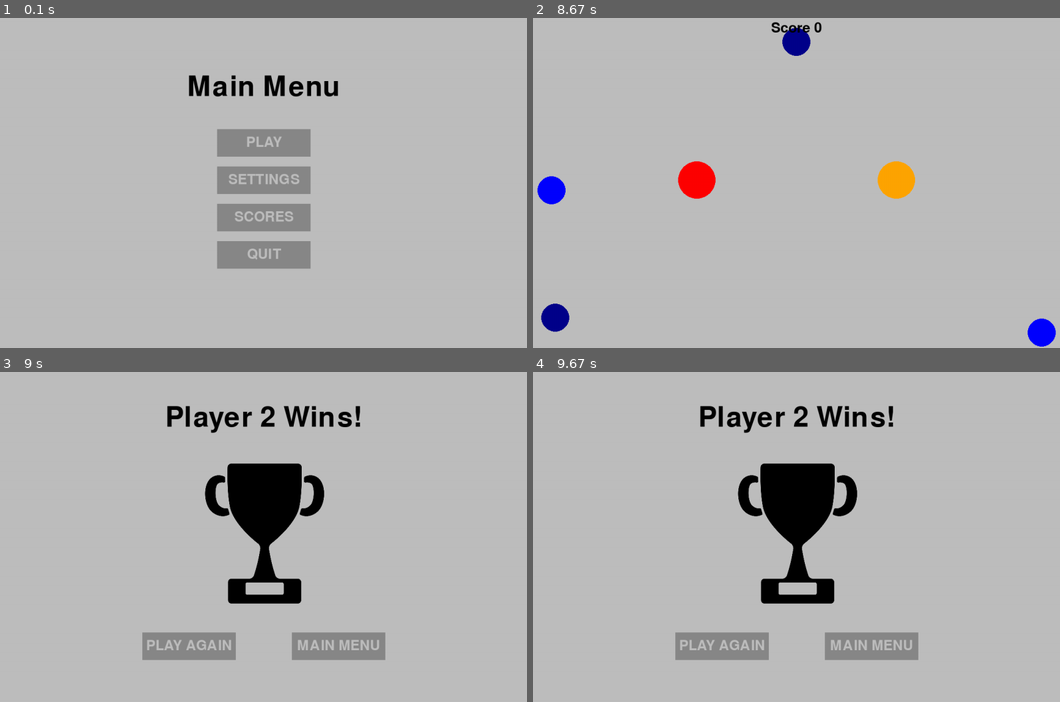
Above: before the commit, frames 1-4 (two rows, left to right).
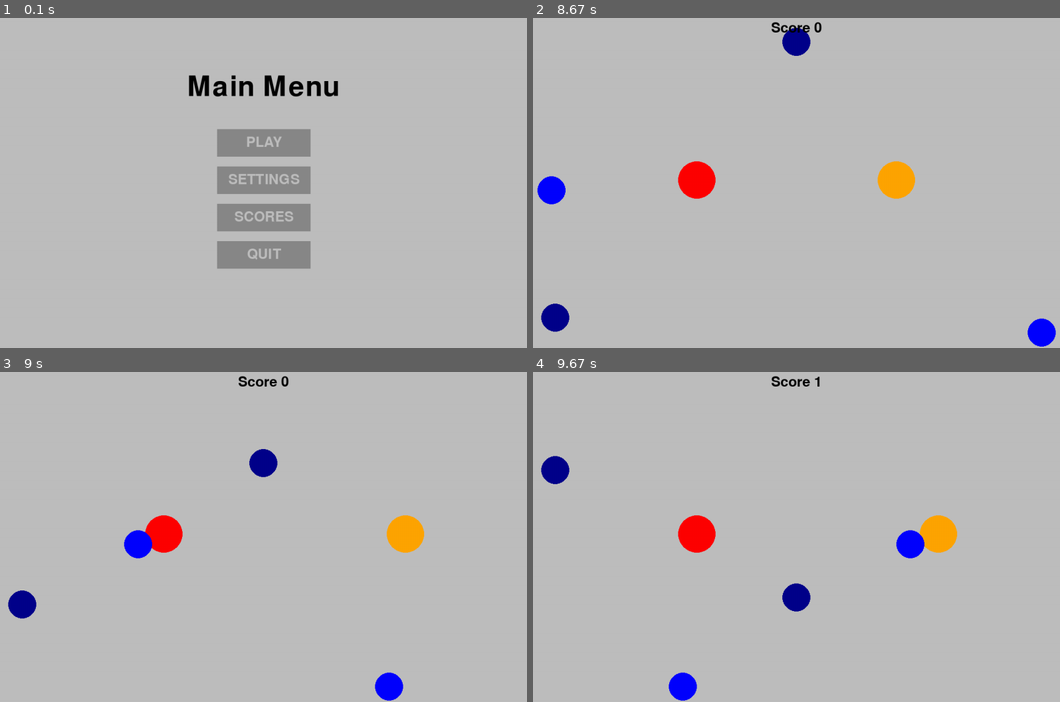
Above: after the commit, the same moments.

Repository: EricNohara/PyGame-Circumventor
Game: pygame game, started from main.py
The game is run twice, just before and just after one commit, with the same random seed, the same clock (stepped at 60 frames per second) and the same inputs.
Inputs (mouse positions are in pixels of both pictures, inside the frame that each line leads up to):
- Up to frame 1 (0.1 s): no input
- Up to frame 2 (8.67 s): click "PLAY" at 0.38 s; hold Right 0.67-1.13 s; move the mouse to (801, 202) at 0.7 s; hold Up 1.17-1.47 s; click "SETTINGS" at 1.55 s; click "CLASSIC" at 2.05 s; click (886, 60) at 2.38 s; click (807, 216) at 3.22 s; click (775, 123) at 3.55 s; click "2-PLAYER" at 3.88 s; click (917, 153) at 4.22 s; click "MEDIUM" at 5.55 s; click (822, 166) at 5.88 s; click (627, 216) at 6.22 s; click "EASY" at 7.55 s; click (680, 206) at 7.88 s; click (828, 272) at 8.22 s; tap Enter at 8.5 s
- Up to frame 3 (9 s): hold Right from 8.83 s (still down)
- Up to frame 4 (9.67 s): release Right at 9.3 s; hold Left from 9.33 s (still down)

Frames 1-2 are identical in both runs. In frame 3, 11% of the frame differs, in the area x 1-81%, y 1-100%; in frame 4, 11%.

Commit message:
changed way scoring works to be based off of time survived in the classic mode

Diff:
--- a/main.py
+++ b/main.py
@@ -16,7 +16,7 @@
 
 player_pos = pg.Vector2(screen.get_width() / 2, screen.get_height() / 2)
 
-score = -2
+score = 0
 SCORES = [0,0,0,0,0]
 MUTED = False
 DIFFICULTY_SETTING = "Medium"
@@ -108,13 +108,12 @@
         if player2.right > WIDTH:
             player2_pos.x = WIDTH - player2.w
 
-def generate_hazards():
+def generate_hazards_classic():
     global score, projectile_left, projectile_right, projectile_top, projectile_bottom, projectile_left_pos, projectile_right_pos, projectile_top_pos, projectile_bottom_pos, projectile_radius, projectile_X_init_speed, projectile_Y_init_speed
     projectile_radius = 30 if DIFFICULTY_SETTING == "Medium" else 20 if DIFFICULTY_SETTING == "Easy" else 35
     projectile_X_init_speed = WIDTH/100 if DIFFICULTY_SETTING == "Medium" else WIDTH/150 if DIFFICULTY_SETTING == "Easy" else WIDTH/75
     projectile_Y_init_speed = HEIGHT/100 if DIFFICULTY_SETTING == "Medium" else HEIGHT/150 if DIFFICULTY_SETTING == "Easy" else HEIGHT/75
     if projectile_left == False:
-        score += 1
         projectile_left_pos = (0,random.randint(0, HEIGHT))
         circle_left = pg.draw.circle(screen, "blue", projectile_left_pos, projectile_radius)
         projectile_left = True
@@ -135,7 +134,6 @@
             projectile_right = False
 
     if projectile_top == False:
-        score += 1
         projectile_top_pos = (random.randint(0, WIDTH),0)
         circle_top = pg.draw.circle(screen, "dark blue", projectile_top_pos, projectile_radius)
         projectile_top = True
@@ -169,32 +167,52 @@
         player2_alive = True
     score = -2
 
+def classic_mode():
+    player = pg.draw.circle(screen, "red", player_pos, 40)
+    handle_movement(player)
+
+    # HAZARDS
+    hazards = generate_hazards_classic()
+    collide = player.collidelist(hazards)
+
+    if not (collide == -1):
+        SCORES.append(score)
+        SCORES.sort()
+        reset_game()
+        game_over()
+
+def collect_mode():
+    player = pg.draw.circle(screen, "red", player_pos, 40)
+    handle_movement(player)
+
+    # HAZARDS
+    hazards = generate_hazards_classic()
+    collide = player.collidelist(hazards)
+
+    if not (collide == -1):
+        SCORES.append(score)
+        SCORES.sort()
+        reset_game()
+        game_over()
+
 ###################################################################################################################
 # GAME LOOP
 ###################################################################################################################
 
 def play():
+    start_time = pg.time.get_ticks()
+    global score
     pg.display.set_caption("Play Game")
     while True:
+        score = (pg.time.get_ticks() - start_time) // 1000
         for event in pg.event.get():
             check_exit(event)
 
         screen.fill("grey")
 
-        if NUM_PLAYERS == "1-Player":
-            player = pg.draw.circle(screen, "red", player_pos, 40)
-            handle_movement(player)
-
-            # HAZARDS
-            hazards = generate_hazards()
-            collide = player.collidelist(hazards)
-
-            if not (collide == -1):
-                SCORES.append(score)
-                SCORES.sort()
-                reset_game()
-                game_over()
-        else:
+        if NUM_PLAYERS == "1-Player" and GAMEMODE == "Classic":
+            classic_mode()
+        elif NUM_PLAYERS == "2-Player" or NUM_PLAYERS == "VS":
             global player1_alive, player2_alive
             if player1_alive:
                 player1 = pg.draw.circle(screen, "red", player1_pos, 40)
@@ -202,11 +220,11 @@
                 player2 = pg.draw.circle(screen, "orange", player2_pos, 40)
             handle_movement(None, player1, player2)
 
-            hazards = generate_hazards()
+            hazards = generate_hazards_classic()
             collide_player1 = player1.collidelist(hazards)
             collide_player2 = player2.collidelist(hazards)
 
-            if NUM_PLAYERS == "2-Player":
+            if NUM_PLAYERS == "2-Player" and GAMEMODE == "Classic":
                 if collide_player1 != -1:
                     player1_alive = False
                 if collide_player2 != -1:
@@ -216,7 +234,7 @@
                     SCORES.sort()
                     reset_game()
                     game_over()
-            else:
+            elif NUM_PLAYERS == "VS" and GAMEMODE == "Classic":
                 if collide_player1 != -1 and collide_player2 == -1:
                     player_win(2)
                 if collide_player1 == -1 and collide_player2 != -1:
@@ -265,9 +283,9 @@
             elif btn == PLAYER_NUM_BTN:
                 if NUM_PLAYERS == "2-Player":
                     PLAYER_NUM_BTN.update_text("2-PLAYER")
-                elif NUM_PLAYERS == "Versus":
+                if NUM_PLAYERS == "VS":
                     PLAYER_NUM_BTN.update_text("1 VS 2")
-                else:
+                if NUM_PLAYERS == "1-Player":
                     PLAYER_NUM_BTN.update_text("1-PLAYER")
             elif btn == GAMEMODE_BTN:
                 if GAMEMODE == "Classic":
@@ -291,7 +309,7 @@
                     if NUM_PLAYERS == "1-Player":
                         NUM_PLAYERS = "2-Player"
                     elif NUM_PLAYERS == "2-Player":
-                        NUM_PLAYERS = "Versus"
+                        NUM_PLAYERS = "VS"
                     else:
                         NUM_PLAYERS = "1-Player"
                 if DIFFICULTY_BTN.checkForInput(MOUSE_POS):
